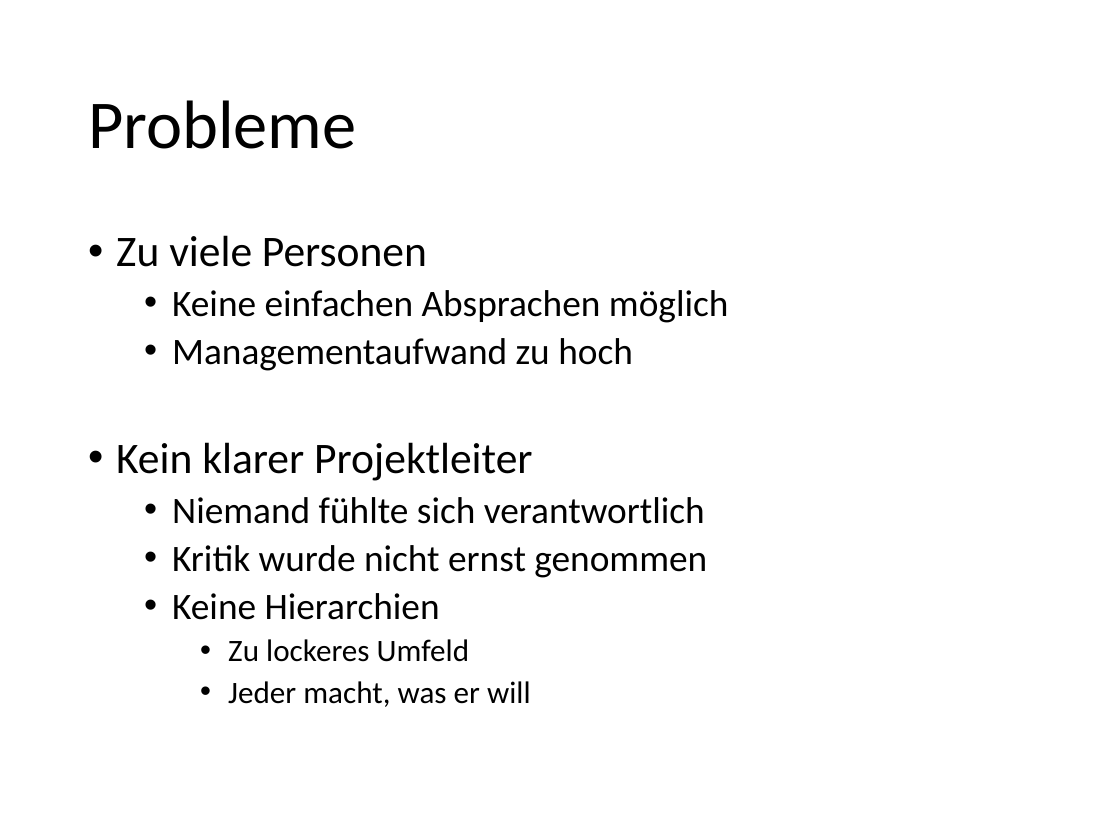
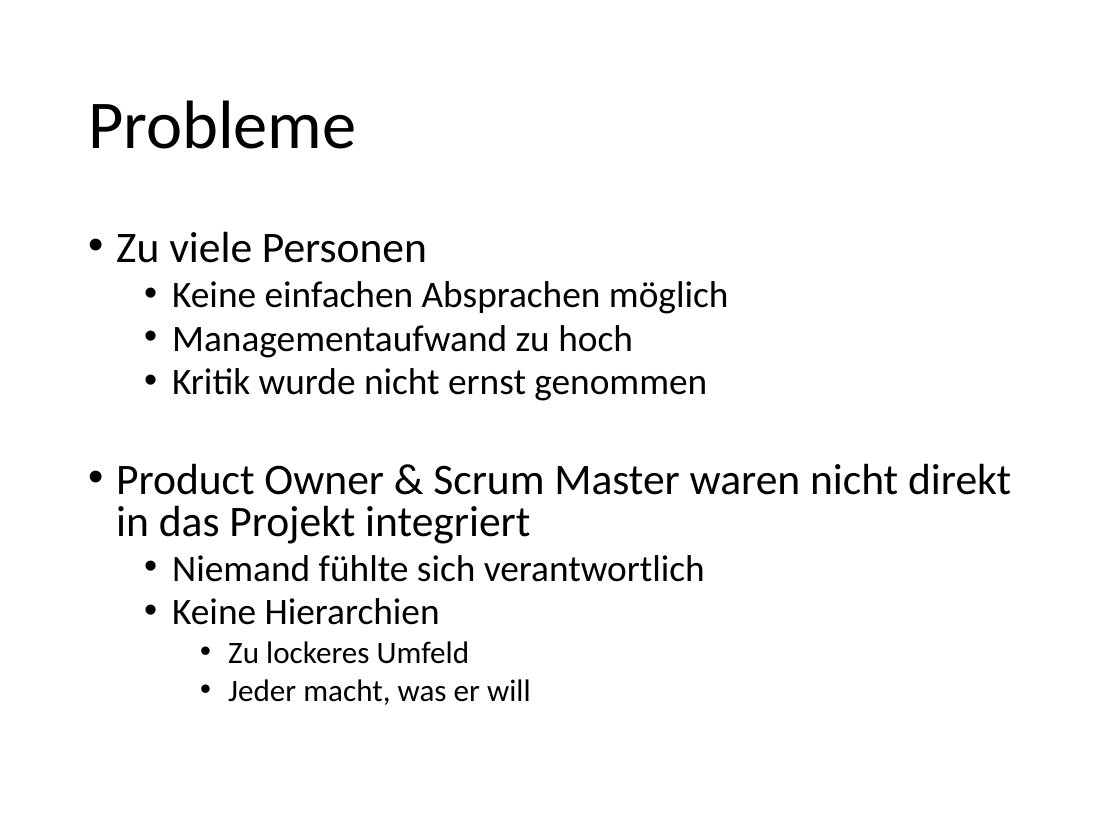
Before and after one commit to kickvinwl/kickvinwl, a slide deck: slide 15 of dokumente/Abschlusspräsentation.pptx (slide 13 before the commit). Drawn at 1120x840 pixels with LibreOffice and Linux fonts; fonts in the diff are those of the drawing. Boxes give left, top, right and bottom in pixels: in the first picture for what was removed or moved away, otherwise in the second. Text is boxed around its words. In the diff, an @@ line names an element or a change of style, - is before the commit and + after.

```diff
--- a/dokumente/Abschlusspräsentation.pptx
+++ b/dokumente/Abschlusspräsentation.pptx
@@ text at [116, 231, 729, 705]: line spacing 0.9 to 0.8 @@
@@ text at [116, 368, 1011, 544]: text changed @@
-• Kein klarer Projektleiter
+  • Kritik wurde nicht ernst genommen
+• Product Owner & Scrum Master waren nicht direkt in das Projekt integriert
@@ text at [172, 545, 707, 578]: paragraph removed @@
-  • Kritik wurde nicht ernst genommen
```
Also in this commit, not shown: 1 other slide changed, 2 slides added.
